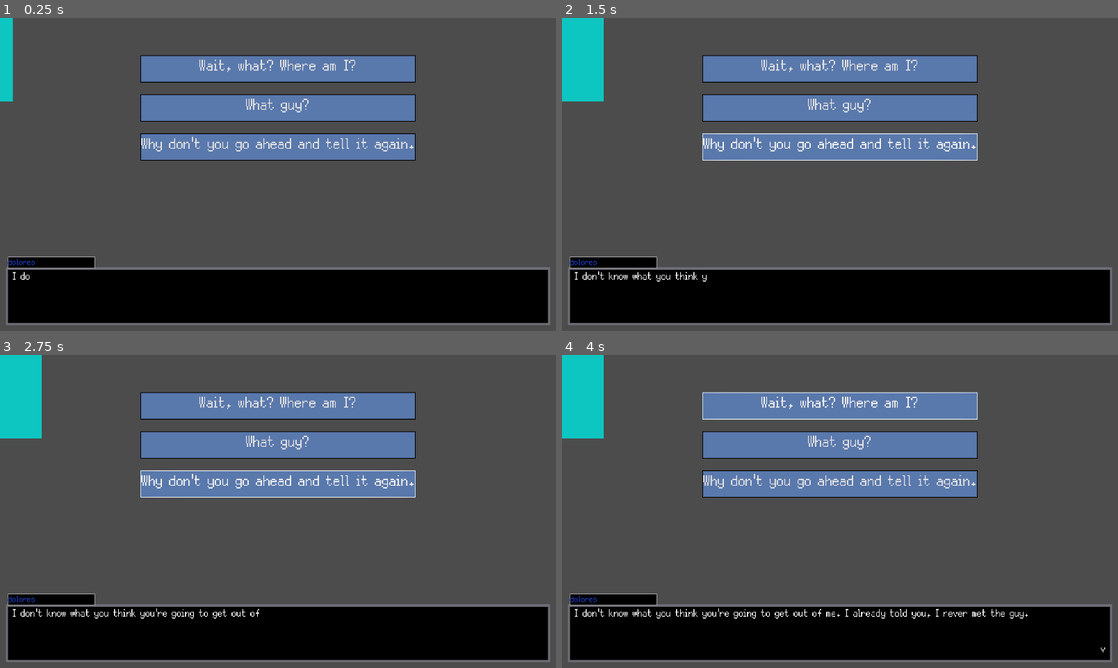
Above: before the commit, frames 1-4 (two rows, left to right).
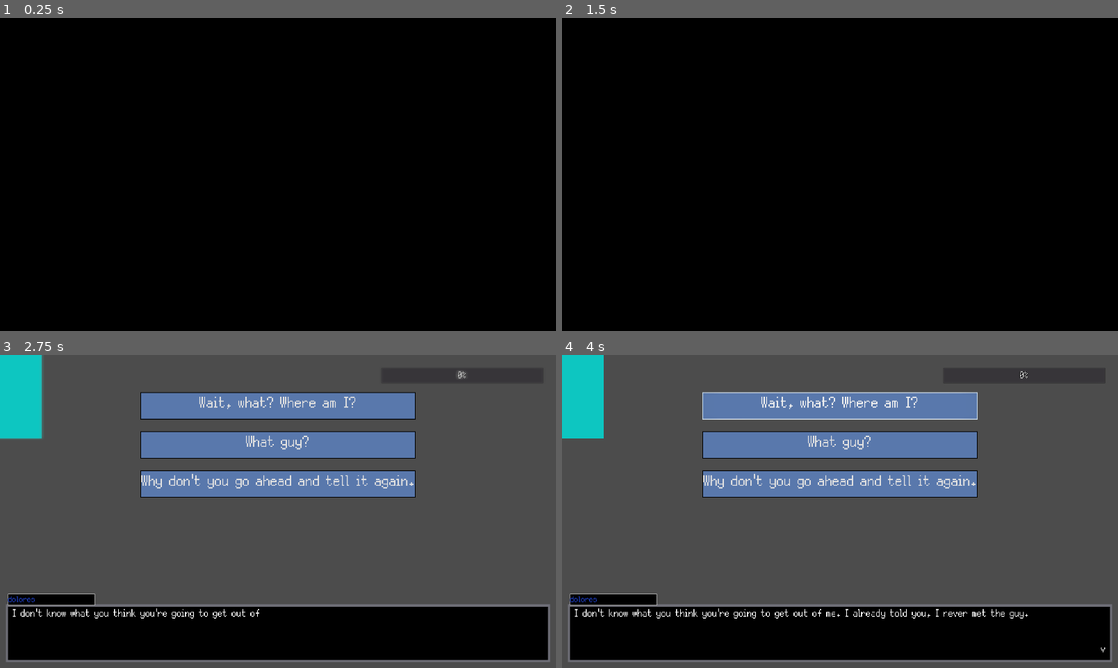
Above: after the commit, the same moments.

Repository: Bmoel/GMTK-2023
Game: Godot game, scene res://Scenes/Executive/Executive.tscn
The game is run twice, just before and just after one commit, with the same random seed, the same clock (stepped at 60 frames per second) and the same inputs. This scene is started directly instead of the project's main scene.
Inputs (mouse positions are in pixels of both pictures, inside the frame that each line leads up to):
- Up to frame 1 (0.25 s): no input
- Up to frame 2 (1.5 s): click "Why don't you go ahead and te…" at 0.5 s; click "Why don't you go ahead and te…" at 1.25 s
- Up to frame 3 (2.75 s): click "Why don't you go ahead and te…" at 2 s
- Up to frame 4 (4 s): tap Enter (Enter) at 2.75 s; move the mouse to (962, 495) at 2.77 s; hold Up (ui_up) 2.78-3.5 s; hold Enter (Enter) 2.78-3.5 s; click "Wait, what? Where am I?" at 3.5 s

The runs differ from the first frame. In frame 1, 83% of the frame differs, in the area x 0-100%, y 0-100%; in frame 2, 83%; in frame 3, 0.4%; in frame 4, less than 0.1%.

Commit message:
everything so far

Diff:
--- a/game/Scenes/Credits/Credits.tscn
+++ b/game/Scenes/Credits/Credits.tscn
@@ -37,13 +37,13 @@
 
 [color=#eb1337]Art[/color]
 --------------------------------------------------------------
-
+Made by us
 [color=#2f783c]Music[/color]
 --------------------------------------------------------------
-
+Made by us
 [color=#cf8f0e]SFX[/color]
 --------------------------------------------------------------
-
+Made by us
 --------------------------------------------------------------"
 text = "Fonts
 --------------------------------------------------------------
@@ -55,13 +55,13 @@
 
 Art
 --------------------------------------------------------------
-
+Made by us
 Music
 --------------------------------------------------------------
-
+Made by us
 SFX
 --------------------------------------------------------------
-
+Made by us
 --------------------------------------------------------------"
 
 [connection signal="popup_hide" from="." to="." method="_on_Credits_popup_hide"]
--- a/game/Scenes/Executive/Executive.gd
+++ b/game/Scenes/Executive/Executive.gd
@@ -6,12 +6,15 @@
 var _currentCharID:int
 var _pendingDialogueKey:String
 onready var decisionButtons = $ButtonLayer/DecisionButtons
+onready var blink = $Blink/AnimationPlayer
+onready var canvasVis = $Blink
 
 # Called when the node enters the scene tree for the first time.
 func _ready():
 	# warning-ignore:return_value_discarded
 	decisionButtons.connect("recenter_buttons", self, "_recenter_buttons")
 	initializeCharacters()
+	playBlink()
 	playGame()
 
 """
@@ -155,3 +158,18 @@
 
 func _recenter_buttons(width:int):
 	decisionButtons.rect_position.x = get_viewport_rect().size.x / 2 - (width/2)
+
+"""
+/*
+* @pre Called during ready function
+* @post None
+* @param None
+* @return None
+* Plays blink anim
+*/
+"""
+func playBlink():
+	canvasVis.visible = true
+	blink.play("Blink")
+	yield(blink, "animation_finished")
+	canvasVis.visible = false
--- a/game/Scenes/Executive/Executive.tscn
+++ b/game/Scenes/Executive/Executive.tscn
@@ -6,6 +6,12 @@
 [ext_resource path="res://Scenes/textBox/textBox.tscn" type="PackedScene" id=4]
 [ext_resource path="res://Assets/ButtonStyle.tres" type="DynamicFont" id=5]
 
+[sub_resource type="Environment" id=13]
+background_mode = 4
+dof_blur_near_enabled = true
+dof_blur_near_distance = 0.01
+dof_blur_near_transition = 5.0
+
 [sub_resource type="DynamicFont" id=1]
 size = 80
 font_data = ExtResource( 3 )
@@ -81,11 +87,139 @@
 border_width_right = 3
 border_width_bottom = 3
 border_color = Color( 0, 0, 0, 1 )
+
+[sub_resource type="Animation" id=14]
+resource_name = "Blink"
+length = 3.2
+tracks/0/type = "value"
+tracks/0/path = NodePath(".:self_modulate")
+tracks/0/interp = 1
+tracks/0/loop_wrap = true
+tracks/0/imported = false
+tracks/0/enabled = true
+tracks/0/keys = {
+"times": PoolRealArray( 0.1, 0.5, 1, 1.1, 1.3, 2, 2.6 ),
+"transitions": PoolRealArray( 1, 1, 1, 1, 1, 1, 1 ),
+"update": 0,
+"values": [ Color( 1, 1, 1, 1 ), Color( 1, 1, 1, 1 ), Color( 1, 1, 1, 0 ), Color( 1, 1, 1, 0 ), Color( 1, 1, 1, 1 ), Color( 1, 1, 1, 1 ), Color( 1, 1, 1, 0 ) ]
+}
+tracks/1/type = "value"
+tracks/1/path = NodePath("../../WorldEnvironment:environment:dof_blur_near_enabled")
+tracks/1/interp = 1
+tracks/1/loop_wrap = true
+tracks/1/imported = false
+tracks/1/enabled = true
+tracks/1/keys = {
+"times": PoolRealArray( 0 ),
+"transitions": PoolRealArray( 1 ),
+"update": 1,
+"values": [ true ]
+}
+tracks/2/type = "value"
+tracks/2/path = NodePath("../../WorldEnvironment:environment:dof_blur_near_distance")
+tracks/2/interp = 1
+tracks/2/loop_wrap = true
+tracks/2/imported = false
+tracks/2/enabled = true
+tracks/2/keys = {
+"times": PoolRealArray( 0, 1, 2, 3.2 ),
+"transitions": PoolRealArray( 1, 1, 1, 1 ),
+"update": 0,
+"values": [ 20.0, 8.0, 8.0, 0.01 ]
+}
+tracks/3/type = "value"
+tracks/3/path = NodePath("../../WorldEnvironment:environment:dof_blur_near_transition")
+tracks/3/interp = 1
+tracks/3/loop_wrap = true
+tracks/3/imported = false
+tracks/3/enabled = true
+tracks/3/keys = {
+"times": PoolRealArray( 0, 1, 1.9, 3.2 ),
+"transitions": PoolRealArray( 1, 1, 0.757858, 0.594 ),
+"update": 0,
+"values": [ 5.0, 5.0, 5.0, 5.0 ]
+}
+
+[sub_resource type="Animation" id=15]
+resource_name = "RESET"
+length = 0.001
+tracks/0/type = "value"
+tracks/0/path = NodePath(".:self_modulate")
+tracks/0/interp = 1
+tracks/0/loop_wrap = true
+tracks/0/imported = false
+tracks/0/enabled = true
+tracks/0/keys = {
+"times": PoolRealArray( 0 ),
+"transitions": PoolRealArray( 1 ),
+"update": 0,
+"values": [ Color( 1, 1, 1, 0 ) ]
+}
+tracks/1/type = "value"
+tracks/1/path = NodePath("../../WorldEnvironment:environment:dof_blur_near_enabled")
+tracks/1/interp = 1
+tracks/1/loop_wrap = true
+tracks/1/imported = false
+tracks/1/enabled = true
+tracks/1/keys = {
+"times": PoolRealArray( 0 ),
+"transitions": PoolRealArray( 1 ),
+"update": 1,
+"values": [ true ]
+}
+tracks/2/type = "value"
+tracks/2/path = NodePath("../../WorldEnvironment:environment:dof_blur_near_transition")
+tracks/2/interp = 1
+tracks/2/loop_wrap = true
+tracks/2/imported = false
+tracks/2/enabled = true
+tracks/2/keys = {
+"times": PoolRealArray( 0 ),
+"transitions": PoolRealArray( 1 ),
+"update": 0,
+"values": [ 5.0 ]
+}
+tracks/3/type = "value"
+tracks/3/path = NodePath("../../WorldEnvironment:environment:dof_blur_near_distance")
+tracks/3/interp = 1
+tracks/3/loop_wrap = true
+tracks/3/imported = false
+tracks/3/enabled = true
+tracks/3/keys = {
+"times": PoolRealArray( 0 ),
+"transitions": PoolRealArray( 1 ),
+"update": 0,
+"values": [ 0.01 ]
+}
+
+[sub_resource type="DynamicFont" id=16]
+size = 48
+outline_size = 1
+outline_color = Color( 0, 0, 0, 1 )
+extra_spacing_top = 5
+extra_spacing_bottom = -5
+font_data = ExtResource( 3 )
+
+[sub_resource type="StyleBoxFlat" id=17]
+bg_color = Color( 0.784314, 0.215686, 0.215686, 1 )
+border_width_left = 3
+border_width_top = 3
+border_width_right = 3
+border_width_bottom = 3
+border_color = Color( 0.317647, 0.317647, 0.317647, 0 )
+corner_radius_top_left = 5
+corner_radius_top_right = 5
+corner_radius_bottom_right = 5
+corner_radius_bottom_left = 5
+anti_aliasing_size = 0.396
 
 [node name="Executive" type="Control"]
 anchor_right = 1.0
 anchor_bottom = 1.0
 script = ExtResource( 1 )
+
+[node name="WorldEnvironment" type="WorldEnvironment" parent="."]
+environment = SubResource( 13 )
 
 [node name="ButtonLayer" type="CanvasLayer" parent="."]
 
@@ -156,6 +290,29 @@
 
 [node name="textBox" parent="." instance=ExtResource( 4 )]
 
+[node name="Blink" type="CanvasLayer" parent="."]
+layer = 128
+visible = false
+
+[node name="Black" type="ColorRect" parent="Blink"]
+self_modulate = Color( 1, 1, 1, 0 )
+margin_right = 1920.0
+margin_bottom = 1080.0
+color = Color( 0, 0, 0, 1 )
+
+[node name="AnimationPlayer" type="AnimationPlayer" parent="Blink"]
+root_node = NodePath("../Black")
+anims/Blink = SubResource( 14 )
+anims/RESET = SubResource( 15 )
+
+[node name="ProgressBar" type="ProgressBar" parent="."]
+margin_left = 1316.0
+margin_top = 44.0
+margin_right = 1877.0
+margin_bottom = 98.0
+custom_fonts/font = SubResource( 16 )
+custom_styles/fg = SubResource( 17 )
+
 [connection signal="pressed" from="ButtonLayer/DecisionButtons/b1" to="ButtonLayer/DecisionButtons" method="_on_b1_pressed"]
 [connection signal="pressed" from="ButtonLayer/DecisionButtons/b2" to="ButtonLayer/DecisionButtons" method="_on_b2_pressed"]
 [connection signal="pressed" from="ButtonLayer/DecisionButtons/b3" to="ButtonLayer/DecisionButtons" method="_on_b3_pressed"]
--- a/game/Scenes/MainMenu/main_menu.gd
+++ b/game/Scenes/MainMenu/main_menu.gd
@@ -12,6 +12,10 @@
 	GlobalSignals.connect("unselect_credits_button", self, "_credits_focus")
 	bg_music.play()
 	$CanvasLayer/VBoxContainer/Start.grab_focus()
+	for button in get_tree().get_nodes_in_group("menu_buttons"):
+		button.connect("mouse_entered", self, "_mouse_button_entered")
+		button.connect("focus_entered", self, "_mouse_button_entered")
+		button.connect("button_down", self, "_button_down")
 
 func _on_Start_pressed():
 	bg_music.stop()
@@ -35,3 +39,9 @@
 		$CanvasLayer/VBoxContainer/Credits.grab_focus()
 	else:
 		$CanvasLayer/VBoxContainer/Credits.release_focus()
+
+func _mouse_button_entered():
+	$click.play()
+
+func _button_down():
+	$button_down.play()
--- a/game/Scenes/MainMenu/main_menu.tscn
+++ b/game/Scenes/MainMenu/main_menu.tscn
@@ -1,11 +1,16 @@
-[gd_scene load_steps=6 format=2]
+[gd_scene load_steps=9 format=2]
 
 [ext_resource path="res://Scenes/MainMenu/main_menu.gd" type="Script" id=1]
 [ext_resource path="res://Assets/Font/mm_text.tres" type="DynamicFont" id=2]
 [ext_resource path="res://Assets/sfx/mainmenu.wav" type="AudioStream" id=3]
 [ext_resource path="res://Assets/Font/main_menu.tres" type="DynamicFont" id=4]
+[ext_resource path="res://Assets/sfx/myTongue.wav" type="AudioStream" id=5]
+[ext_resource path="res://Assets/sfx/click.wav" type="AudioStream" id=6]
 
 [sub_resource type="Theme" id=1]
+
+[sub_resource type="ButtonGroup" id=2]
+resource_name = "menu_buttons"
 
 [node name="mainmenu" type="Node2D"]
 script = ExtResource( 1 )
@@ -44,37 +49,41 @@
 "_edit_group_": true
 }
 
-[node name="Start" type="Button" parent="CanvasLayer/VBoxContainer"]
+[node name="Start" type="Button" parent="CanvasLayer/VBoxContainer" groups=["menu_buttons"]]
 margin_right = 344.0
 margin_bottom = 50.0
 focus_neighbour_top = NodePath("../Exit")
 custom_colors/font_color_disabled = Color( 1, 1, 1, 1 )
 custom_fonts/font = ExtResource( 2 )
+group = SubResource( 2 )
 text = "Start"
 icon_align = 1
 
-[node name="Options" type="Button" parent="CanvasLayer/VBoxContainer"]
+[node name="Options" type="Button" parent="CanvasLayer/VBoxContainer" groups=["menu_buttons"]]
 margin_top = 54.0
 margin_right = 344.0
 margin_bottom = 104.0
 custom_fonts/font = ExtResource( 2 )
+group = SubResource( 2 )
 text = "Options"
 icon_align = 1
 
-[node name="Credits" type="Button" parent="CanvasLayer/VBoxContainer"]
+[node name="Credits" type="Button" parent="CanvasLayer/VBoxContainer" groups=["menu_buttons"]]
 margin_top = 108.0
 margin_right = 344.0
 margin_bottom = 158.0
 custom_fonts/font = ExtResource( 2 )
+group = SubResource( 2 )
 text = "Credits"
 icon_align = 1
 
-[node name="Exit" type="Button" parent="CanvasLayer/VBoxContainer"]
+[node name="Exit" type="Button" parent="CanvasLayer/VBoxContainer" groups=["menu_buttons"]]
 margin_top = 162.0
 margin_right = 344.0
 margin_bottom = 212.0
 focus_neighbour_bottom = NodePath("../Start")
 custom_fonts/font = ExtResource( 2 )
+group = SubResource( 2 )
 text = "Exit"
 icon_align = 1
 
@@ -82,6 +91,16 @@
 stream = ExtResource( 3 )
 bus = "Music"
 
+[node name="click" type="AudioStreamPlayer" parent="."]
+stream = ExtResource( 6 )
+volume_db = 24.0
+bus = "SFX"
+
+[node name="button_down" type="AudioStreamPlayer" parent="."]
+stream = ExtResource( 5 )
+volume_db = 4.0
+bus = "SFX"
+
 [connection signal="pressed" from="CanvasLayer/VBoxContainer/Start" to="." method="_on_Start_pressed"]
 [connection signal="pressed" from="CanvasLayer/VBoxContainer/Options" to="." method="_on_Options_pressed"]
 [connection signal="pressed" from="CanvasLayer/VBoxContainer/Credits" to="." method="_on_Credits_pressed"]
Not shown, added: game/Assets/sfx/click.wav.import
Not shown, added: game/Assets/sfx/myTongue.wav.import
Not shown: 1 places in game/Scenes/Executive/Executive.tscn that only renumber resources
Not shown, added: game/Assets/sfx/click.wav
Not shown, added: game/Assets/sfx/myTongue.wav
